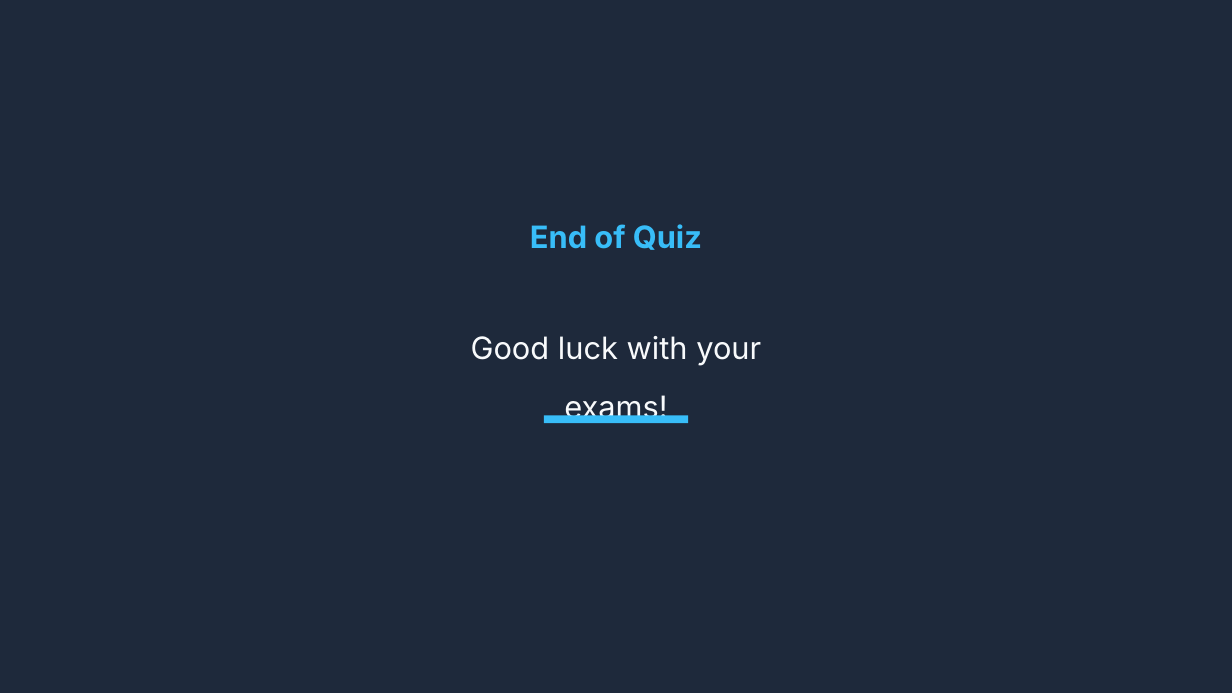
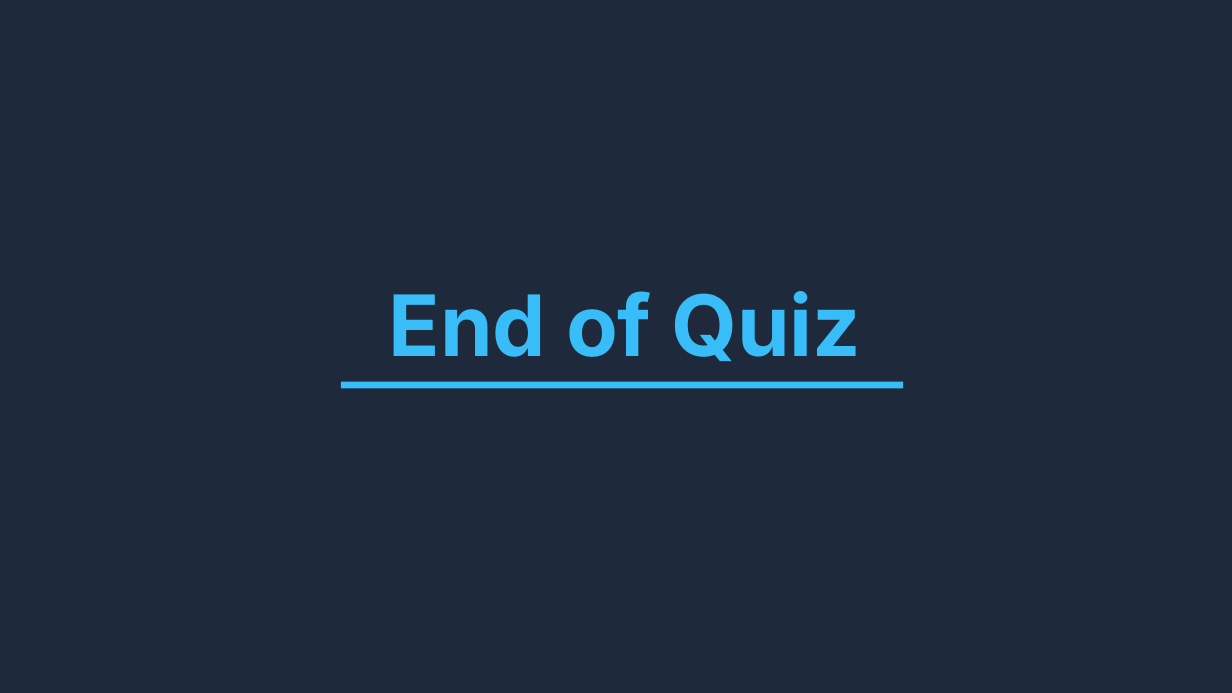
Before and after one commit to brinda-25/workshop, a slide deck: slide 33 of tidbits/Technical_Interview_Quiz.pptx. Drawn at 1232x693 pixels with LibreOffice and Linux fonts; fonts in the diff are those of the drawing; background and template pictures are left out. Boxes give left, top, right and bottom in pixels: in the first picture for what was removed or moved away, otherwise in the second. Text is boxed around its words. In the diff, an @@ line names an element or a change of style, - is before the commit and + after.

```diff
--- a/tidbits/Technical_Interview_Quiz.pptx
+++ b/tidbits/Technical_Interview_Quiz.pptx
@@ text "End of Quiz": place and size @@
-text "End of Quiz" at (530, 224, 702, 250)
+text "End of Quiz" at (389, 291, 862, 361)
@@ text "End of Quiz" at (389, 291, 862, 361): size 24 to 66 pt @@
@@ text removed at (471, 336, 761, 423) @@
-Good luck with your exams!
@@ rectangle: place and size @@
-rectangle at (544, 416, 689, 423)
+rectangle at (341, 382, 903, 388)
```
Also in this commit, not shown: 1 other slide changed, 1 slide removed.
